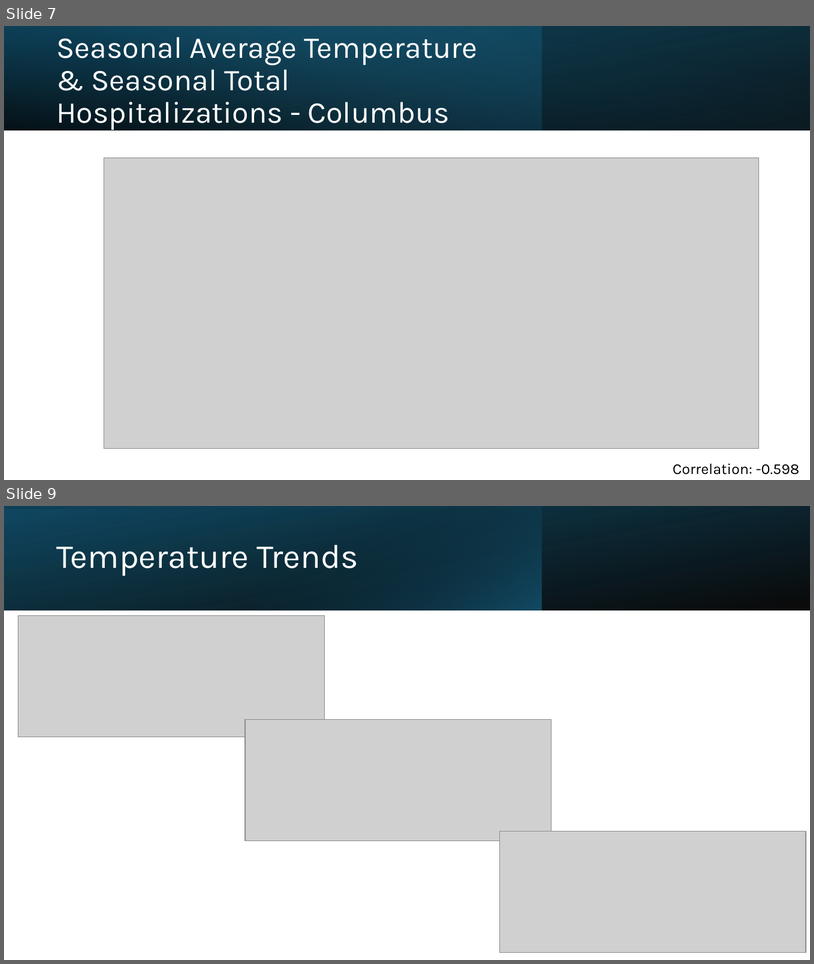
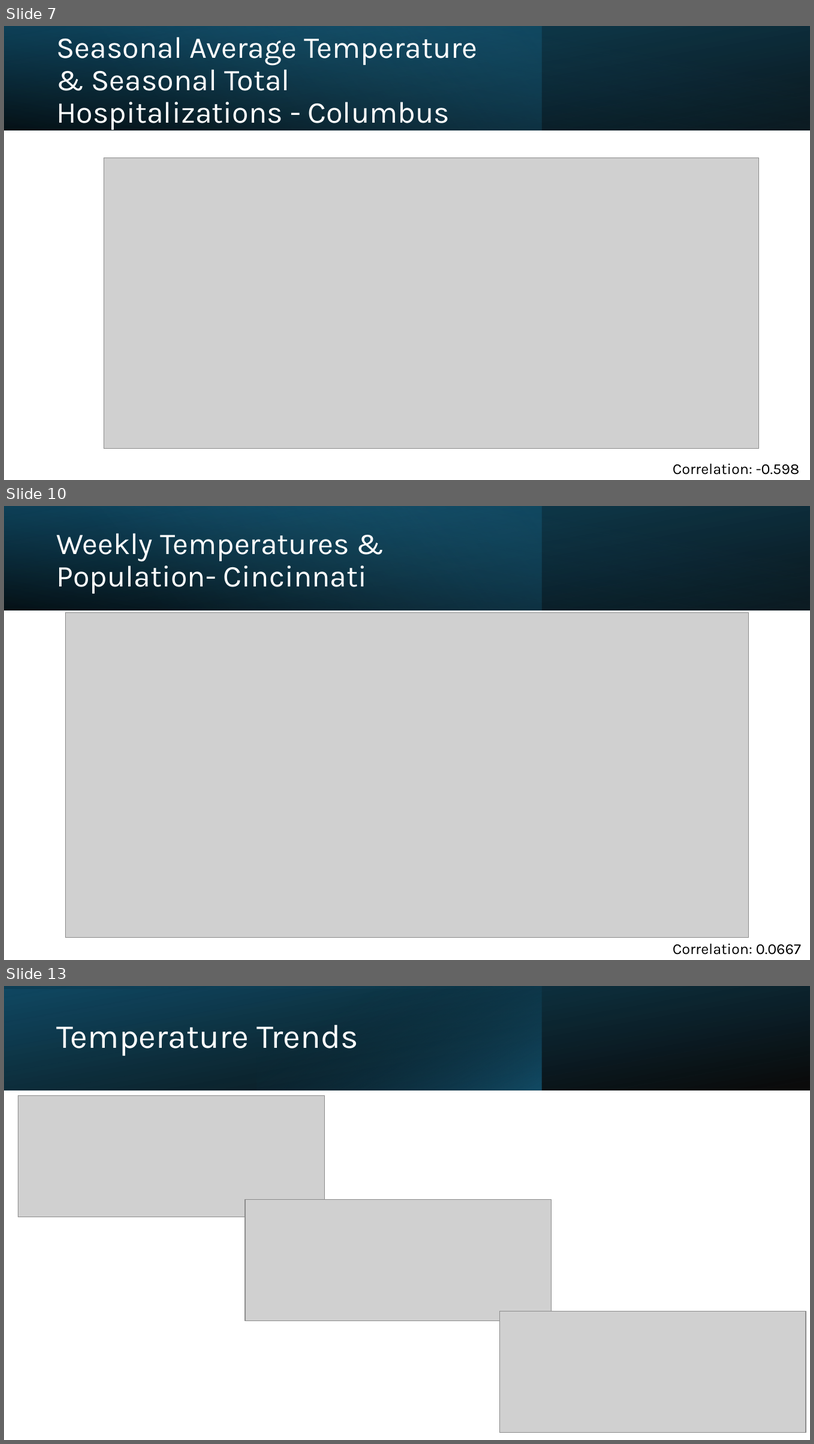
Before and after one commit to brian-campbell/ai-bootcamp-project-1, a slide deck: Project-1-Presentation.pptx. Shown one above the other, each under a label of ours: slides 7 and 9 before the commit, slides 7, 10 and 13 after it; the slides between them are not shown. The pictures are 814x964 and 814x1444 pixels, drawn with LibreOffice and Linux fonts; fonts in the diff are those of the drawing; grey boxes stand for pictures. Boxes give left, top, right and bottom in pixels: in the first picture for what was removed or moved away, otherwise in the second. Text is boxed around its words. In the diff, an @@ line names an element or a change of style, - is before the commit and + after.

```diff
--- a/Project-1-Presentation.pptx
+++ b/Project-1-Presentation.pptx
@@ slide 10 added at [4, 506, 810, 960], background #FFFFFF @@
@@ rectangle added at [4, 506, 810, 610], fill gradient #000000 to #104862 @@
@@ rectangle added at [4, 506, 542, 610], fill gradient #156082 to #46B1E1 @@
@@ rectangle added at [4, 506, 810, 610], fill gradient #000000 to #156082 @@
@@ title added at [56, 533, 368, 594], 36 pt, text #FFFFFF @@
+Weekly Temperatures & Population- Cincinnati
@@ picture added at [66, 612, 749, 937] @@
@@ text added at [673, 943, 801, 954], 18 pt, text #000000 @@
+Correlation: 0.0667
@@ what was slide 9 is now slide 13 @@
```
Also in this commit, not shown: 1 slide changed, 4 other slides added, 1 slide removed, 1 other file.
